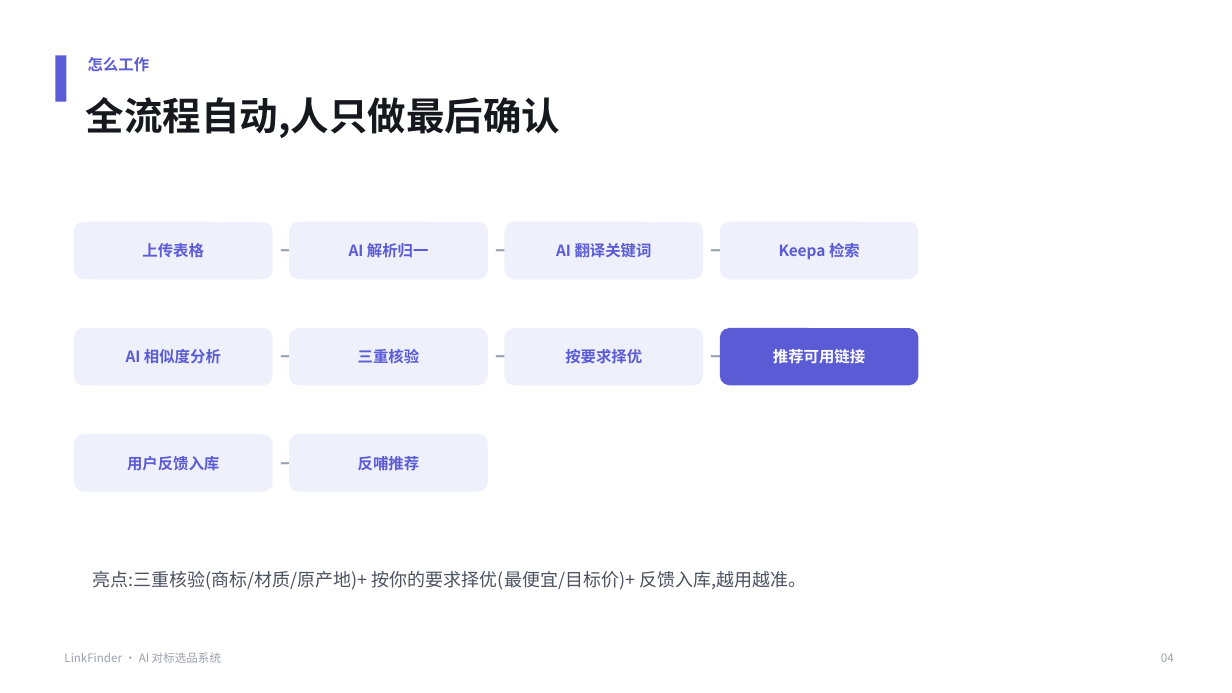
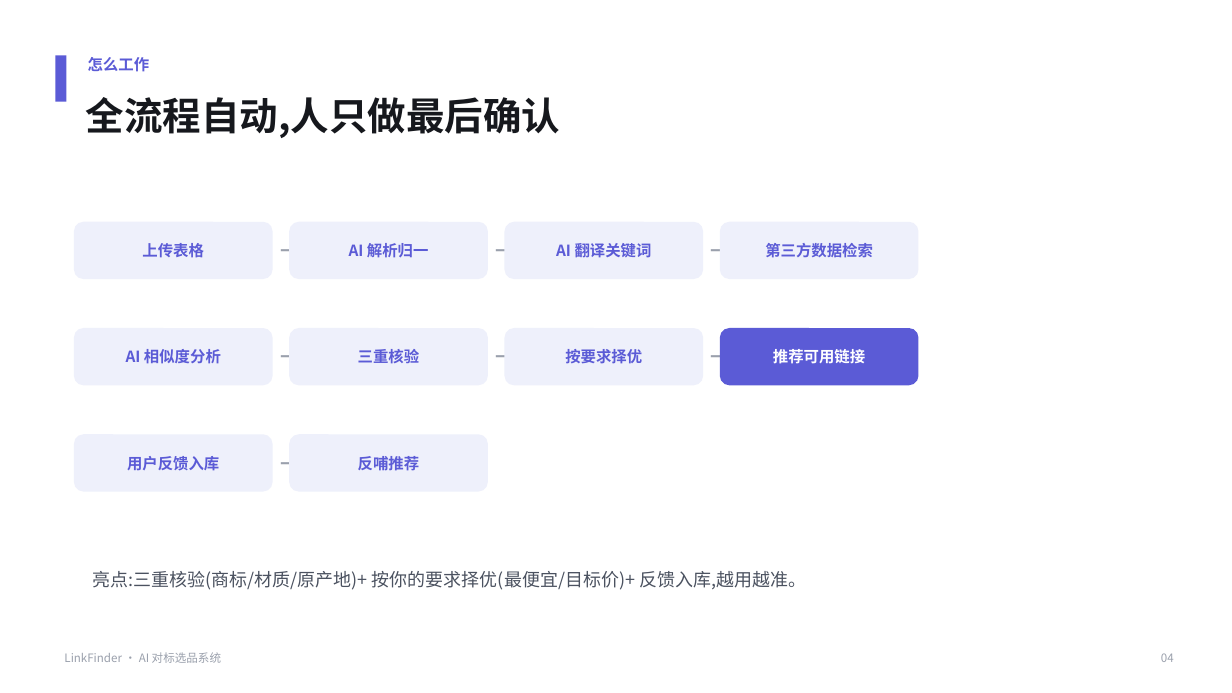
Before and after one commit to Rayyyyy1202/New_ENV, a slide deck: slide 4 of 销售PPT-Amazon对标选品系统.pptx. Drawn at 1232x693 pixels with LibreOffice and Linux fonts; fonts in the diff are those of the drawing. Boxes give left, top, right and bottom in pixels: in the first picture for what was removed or moved away, otherwise in the second. Text is boxed around its words. In the diff, an @@ line names an element or a change of style, - is before the commit and + after.

```diff
--- a/销售PPT-Amazon对标选品系统.pptx
+++ b/销售PPT-Amazon对标选品系统.pptx
@@ text at [765, 243, 873, 258]: text changed @@
-Keepa 检索
+第三方数据检索
```
Also in this commit, not shown: 7 other slides changed, 4 other files.
